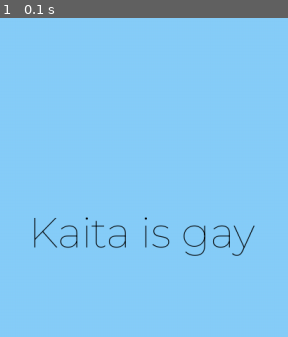
Above: before the commit, frame 1.
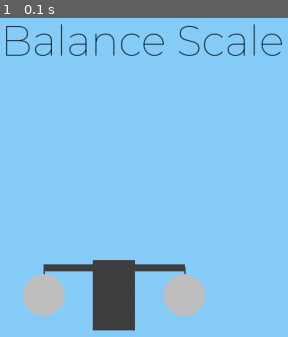
Above: after the commit, the same moment.

Repository: Hossshimi/DGE-pygame
Game: pygame game, started from balancescale/start.py
Same seed, same stepped clock (60 frames per second), same inputs: the game is played once before the commit and once after it.
Inputs:
- Up to frame 1 (0.1 s): no input

The runs differ from the first frame. In frame 1, 10% of the frame differs, in the area x 2-98%, y 1-99%.

Commit message:
Added draw scale prototype

Diff:
--- a/balancescale/objects/draw.py
+++ b/balancescale/objects/draw.py
@@ -1,5 +1,77 @@
 import pygame
+import math
 
-#Draw the balance scale
-def draw_scale(screen, scale_size, scale_color, scale_position):
-    pygame.draw.rect(screen, scale_color, (scale_position[0], scale_position[1], scale_size[0], scale_size[1]))
+def draw_base(screen: pygame.Surface, center_x: int, center_y: int) -> None:
+    """Draw the base stand of the balance scale"""
+    DARK_GRAY = (64, 64, 64)
+    base_width = 60
+    base_height = 100
+    base_x = center_x - base_width // 2
+    base_y = center_y - base_height // 2
+    pygame.draw.rect(screen, DARK_GRAY, (base_x, base_y, base_width, base_height))
+
+def draw_pivot(screen: pygame.Surface, center_x: int, center_y: int) -> None:
+    """Draw the pivot point of the balance scale"""
+    DARK_GRAY = (64, 64, 64)
+    pivot_radius = 10
+    pygame.draw.circle(screen, DARK_GRAY, (center_x, center_y - 40), pivot_radius)
+
+def draw_beam(screen: pygame.Surface, center_x: int, center_y: int, beam_length: int) -> tuple:
+    """Draw the horizontal beam and return the end points"""
+    DARK_GRAY = (64, 64, 64)
+    beam_thickness = 10
+    left_end = (center_x - beam_length // 2, center_y - 40)
+    right_end = (center_x + beam_length // 2, center_y - 40)
+    pygame.draw.line(screen, DARK_GRAY, left_end, right_end, beam_thickness)
+    return left_end, right_end
+
+def draw_plates(screen: pygame.Surface, left_end: tuple, right_end: tuple) -> tuple:
+    """Draw the plates and their strings, return plate centers"""
+    DARK_GRAY = (64, 64, 64)
+    LIGHT_GRAY = (192, 192, 192)
+    plate_radius = 30
+
+    left_plate_center = (left_end[0], left_end[1] + 40)
+    right_plate_center = (right_end[0], right_end[1] + 40)
+
+    # Draw strings
+    pygame.draw.line(screen, DARK_GRAY, left_end, left_plate_center, 2)
+    pygame.draw.line(screen, DARK_GRAY, right_end, right_plate_center, 2)
+
+    # Draw plates
+    pygame.draw.circle(screen, LIGHT_GRAY, left_plate_center, plate_radius)
+    pygame.draw.circle(screen, LIGHT_GRAY, right_plate_center, plate_radius)
+
+    return left_plate_center, right_plate_center
+
+def draw_balance_scale(screen: pygame.Surface, center_x: int, center_y: int, beam_length: int = 200) -> None:
+    """Draw the complete balance scale"""
+    draw_base(screen, center_x, center_y)
+    draw_pivot(screen, center_x, center_y)
+    left_end, right_end = draw_beam(screen, center_x, center_y, beam_length)
+    draw_plates(screen, left_end, right_end)
+
+def draw_weight(screen: pygame.Surface, position: tuple, weight: int) -> None:
+    """Draw a weight on the scale plate"""
+    WEIGHT_COLOR = (128, 0, 0)  # Dark red
+    weight_size = 20 + weight * 5  # Size increases with weight
+    pygame.draw.circle(screen, WEIGHT_COLOR, position, weight_size)
+
+    # Draw weight number
+    font = pygame.font.Font(None, 36)
+    text = font.render(str(weight), True, (255, 255, 255))
+    text_rect = text.get_rect(center=position)
+    screen.blit(text, text_rect)
+
+# Create a surface for the scale image
+scale_x = 400  # Default x position
+scale_y = 300  # Default y position
+scale_image = pygame.Surface((400, 300), pygame.SRCALPHA)  # Create transparent surface
+
+def draw_scale_on_surface():
+    """Draw the scale on the scale_image surface"""
+    global scale_image
+    draw_balance_scale(scale_image, 200, 150)  # Draw in center of surface
+
+# Initialize the scale image
+draw_scale_on_surface()
--- a/balancescale/objects/title.py
+++ b/balancescale/objects/title.py
@@ -4,5 +4,7 @@
 
 # Set up font and text
 font = pygame.font.Font("balancescale/assets/fonts/Montserrat-VariableFont_wght.ttf", 60)
-text = font.render("Kaita is gay", True, (0, 0, 0))
-text_rect = text.get_rect(center=(display.width // 2, display.height // 2))
+text = font.render("Balance Scale", True, (0, 0, 0))
+
+# Position from top-center
+text_rect = text.get_rect(midtop=(display.width // 2, 50))  # 50 pixels from the top
--- a/balancescale/start.py
+++ b/balancescale/start.py
@@ -6,24 +6,26 @@
 
 # Import initialize module
 from initialize import display, caption
-from objects import title
+from objects import title, draw
 
 #Load Background Music
-pygame.mixer.music.load('balancescale/assets/music/06052021_1_loading_screen_fresh_air_saturation.mp3')
-pygame.mixer.music.play(-1)
+#pygame.mixer.music.load('balancescale/assets/music/06052021_1_loading_screen_fresh_air_saturation.mp3')
+#pygame.mixer.music.play(-1)
 
 # Main game loop
 running = True
 while running:
-
     # Draw the background
     display.screen.blit(display.background, (0, 0))
 
     # Draw the text on the screen
     display.screen.blit(title.text, title.text_rect)
 
+    # Draw the scale (fixed this line)
+    display.screen.blit(draw.scale_image, (draw.scale_x, draw.scale_y))
+
     # Update the display
-    display.pygame.display.flip()
+    pygame.display.flip()
 
     for event in pygame.event.get():
         if event.type == pygame.QUIT:
@@ -32,4 +34,3 @@
 # Quit pygame and exit program after the main loop ends
 pygame.quit()
 sys.exit()
-quit()
--- a/balancescale/tempCodeRunnerFile.py
+++ b/balancescale/tempCodeRunnerFile.py
@@ -1,22 +1 @@
-# Main game loop
-running = True
-while running:
-    for event in pygame.event.get():
-        if event.type == pygame.QUIT:
-            running = False
-
-    # Draw the background
-    display.screen.blit(display.background, (0, 0))
-
-    # Draw the text on the screen
-    display.screen.blit(title.text, title.text_rect)
-
-    # Update the display
-    pygame.display.flip()
-
-    # Break the loop immediately
-    running = False
-
-# Quit pygame and exit program after the main loop ends
-pygame.quit()
-sys.exit()
+display.screen.blit(draw.scale_image, (draw.scale_x, draw.scale_y))
